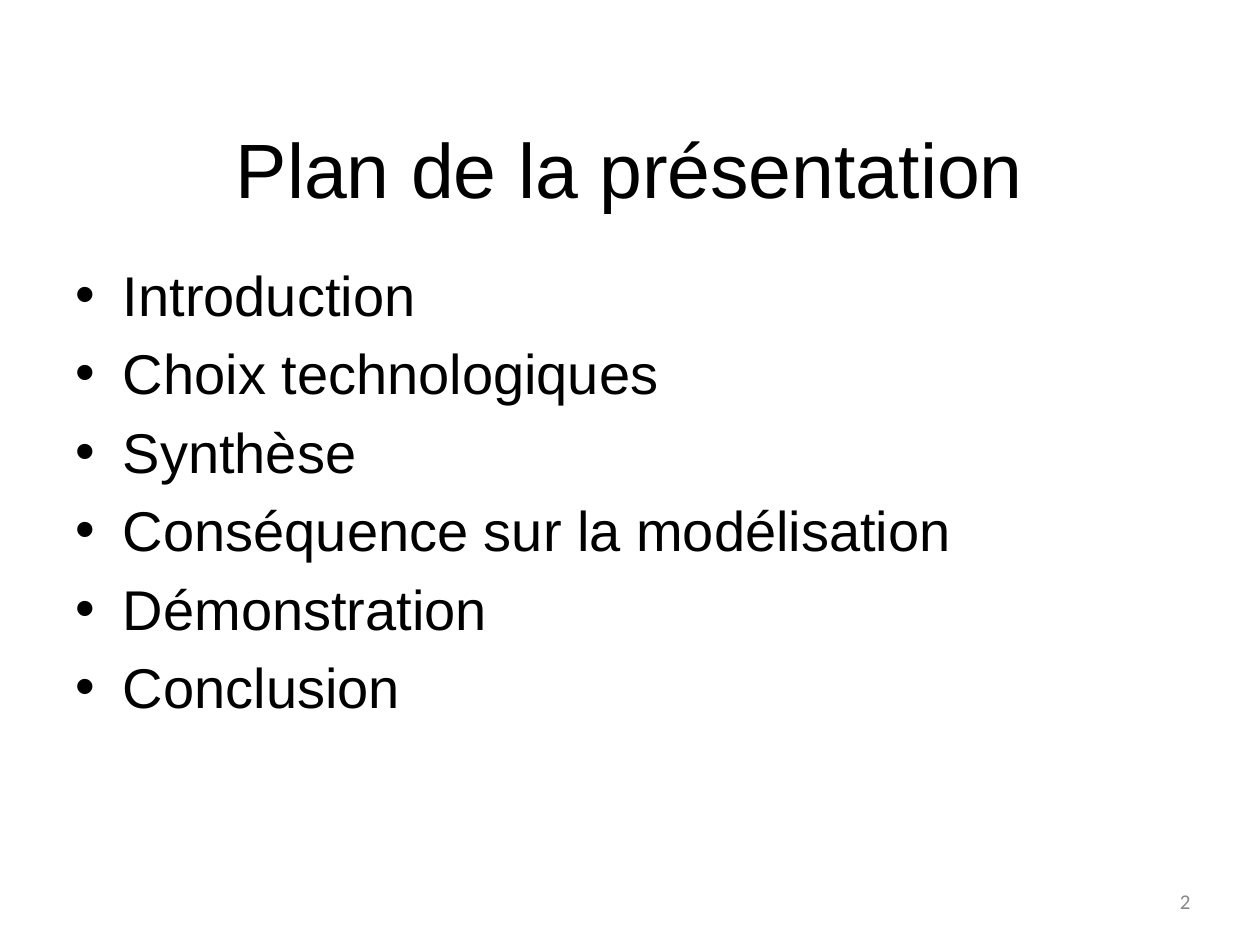
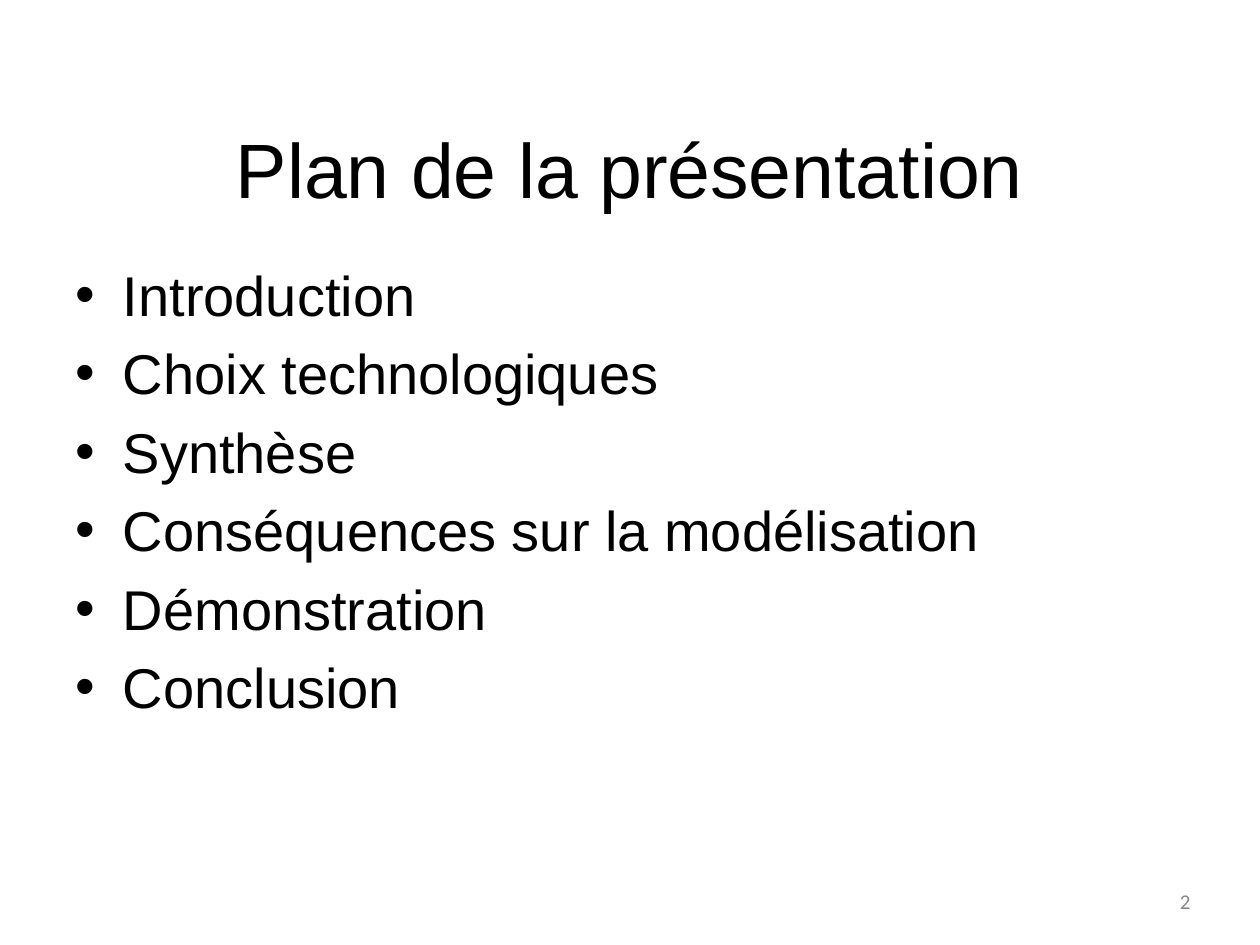
Before and after one commit to NicolasFuchs/Hashcode, a slide deck: slide 2 of Presentation/G6_presentation_intermediaire_fuchs_butty_rial.pptx. Drawn at 1260x945 pixels with LibreOffice and Linux fonts; fonts in the diff are those of the drawing; background and template pictures are left out. Boxes give left, top, right and bottom in pixels: in the first picture for what was removed or moved away, otherwise in the second. Text is boxed around its words. In the diff, an @@ line names an element or a change of style, - is before the commit and + after.

```diff
--- a/Presentation/G6_presentation_intermediaire_fuchs_butty_rial.pptx
+++ b/Presentation/G6_presentation_intermediaire_fuchs_butty_rial.pptx
@@ text at (123,509,978,562): text changed @@
-• Conséquence sur la modélisation
+• Conséquences sur la modélisation
```
Also in this commit, not shown: 3 slides added, 2 other files.
